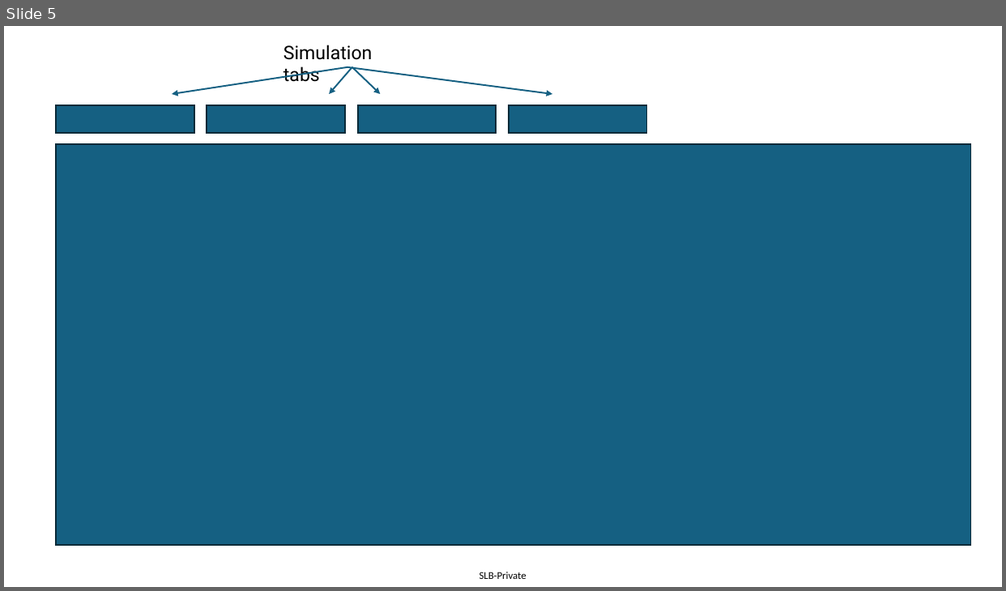
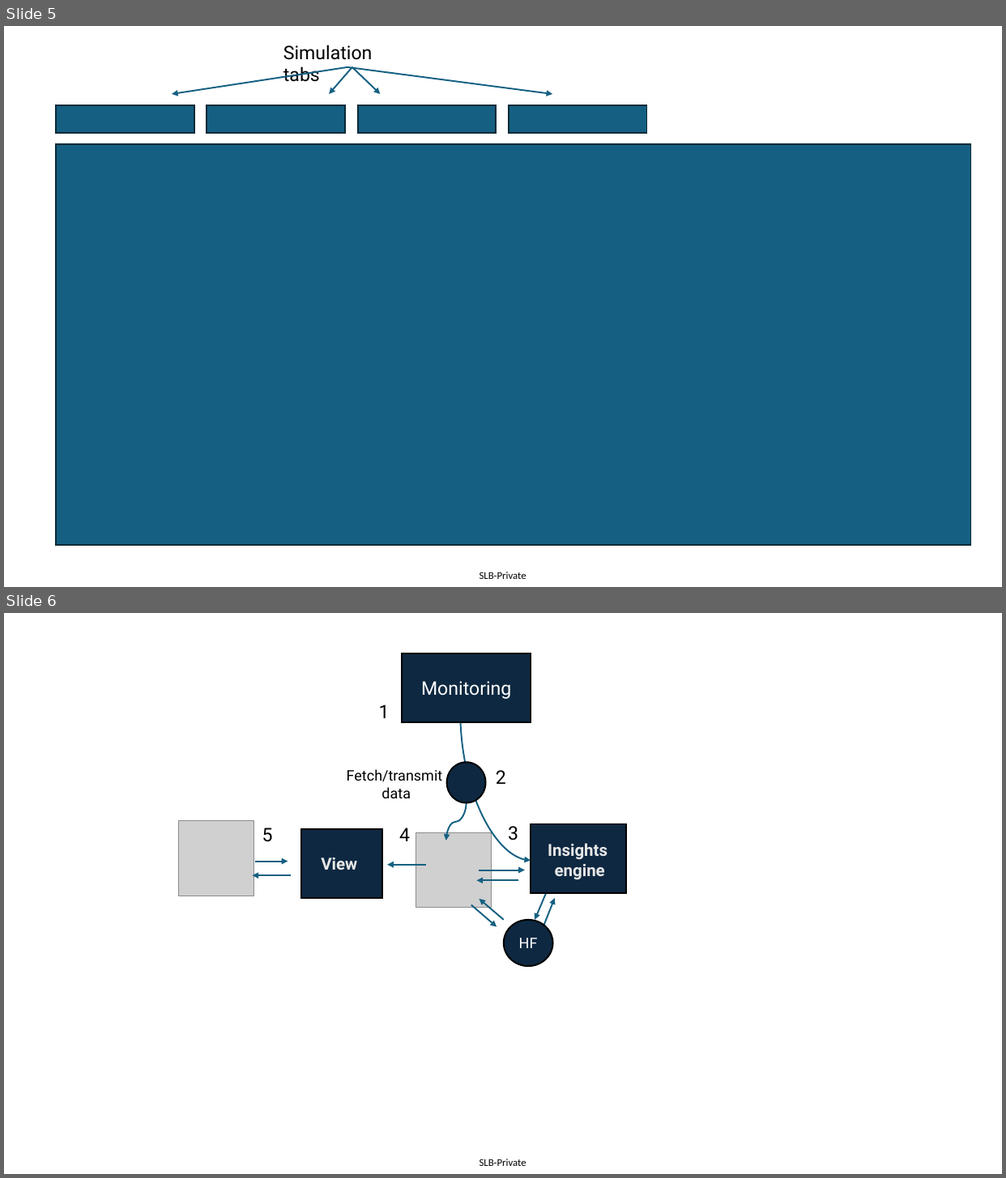
Before and after one commit to xavierbox/waterflood2webapp, a slide deck: WellDetailDialog.pptx. Shown one above the other, each under a label of ours: slide 5 before the commit, slides 5 and 6 after it. The pictures are 1006x591 and 1006x1178 pixels, drawn with LibreOffice and Linux fonts; fonts in the diff are those of the drawing; grey boxes stand for pictures. Boxes give left, top, right and bottom in pixels: in the first picture for what was removed or moved away, otherwise in the second. Text is boxed around its words. In the diff, an @@ line names an element or a change of style, - is before the commit and + after.

```diff
--- a/WellDetailDialog.pptx
+++ b/WellDetailDialog.pptx
@@ slide 6 added at bbox=[4, 613, 1002, 1174], background #FFFFFF; not listed: 1 template element that a slide beside it also shows @@
@@ rectangle added at bbox=[403, 653, 531, 722], fill #0E2841, outline #000000 1.5 pt, 18 pt, text #FFFFFF @@
+Monitoring
@@ text added at bbox=[379, 705, 390, 718], 18 pt, text #000000 @@
+1
@@ curved arrow added from (461, 713) to (531, 861), #156082 1.5 pt @@
@@ text added at bbox=[347, 769, 443, 798], 14 pt, text #000000 @@
+Fetch/transmit
+data
@@ ellipse added at bbox=[447, 762, 486, 803], fill #0E2841, outline #000000 1.5 pt @@
@@ text added at bbox=[496, 770, 506, 784], 18 pt, text #000000 @@
+2
@@ curved arrow added from (467, 803) to (446, 841), #156082 1.5 pt @@
@@ picture added at bbox=[179, 821, 254, 896] @@
@@ text added at bbox=[262, 828, 273, 842], 18 pt, text #000000 @@
+5
@@ rectangle added at bbox=[301, 829, 383, 898], fill #0E2841, outline #000000 1.5 pt @@
@@ text added at bbox=[399, 828, 410, 841], 18 pt, text #000000 @@
+4
@@ text added at bbox=[508, 826, 518, 841], 18 pt, text #000000 @@
+3
@@ rectangle added at bbox=[531, 824, 627, 893], fill #0E2841, outline #000000 1.5 pt @@
@@ picture added at bbox=[416, 833, 492, 908] @@
@@ text added at bbox=[548, 843, 607, 880], 16 pt, text #E8E8E8, bold @@
+Insights
+engine
@@ arrow added from (291, 875) to (253, 875), #156082 1.5 pt @@
@@ arrow added from (256, 862) to (288, 862), #156082 1.5 pt @@
@@ text added at bbox=[321, 858, 357, 870], 16 pt, text #E8E8E8, bold @@
+View
@@ arrow added from (426, 865) to (387, 865), #156082 1.5 pt @@
@@ arrow added from (479, 871) to (525, 871), #156082 1.5 pt @@
@@ arrow added from (518, 880) to (476, 880), #156082 1.5 pt @@
@@ arrow added from (504, 920) to (479, 899), #156082 1.5 pt @@
@@ arrow added from (552, 880) to (535, 920), #156082 1.5 pt @@
@@ arrow added from (538, 942) to (555, 898), #156082 1.5 pt @@
@@ arrow added from (471, 905) to (496, 927), #156082 1.5 pt @@
@@ ellipse added at bbox=[504, 920, 553, 966], fill #0E2841, outline #000000 1.5 pt, 14 pt, text #FFFFFF @@
+HF
```
Also in this commit, not shown: 28 other files.
